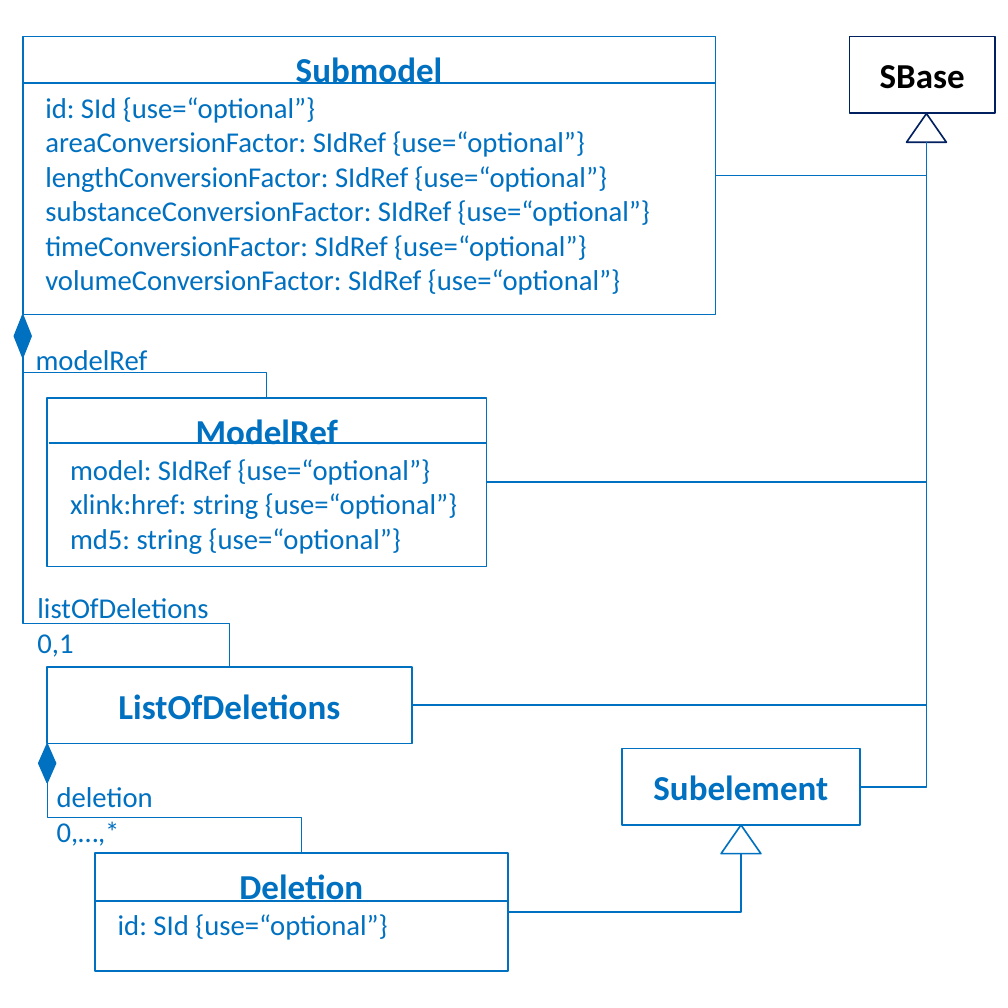
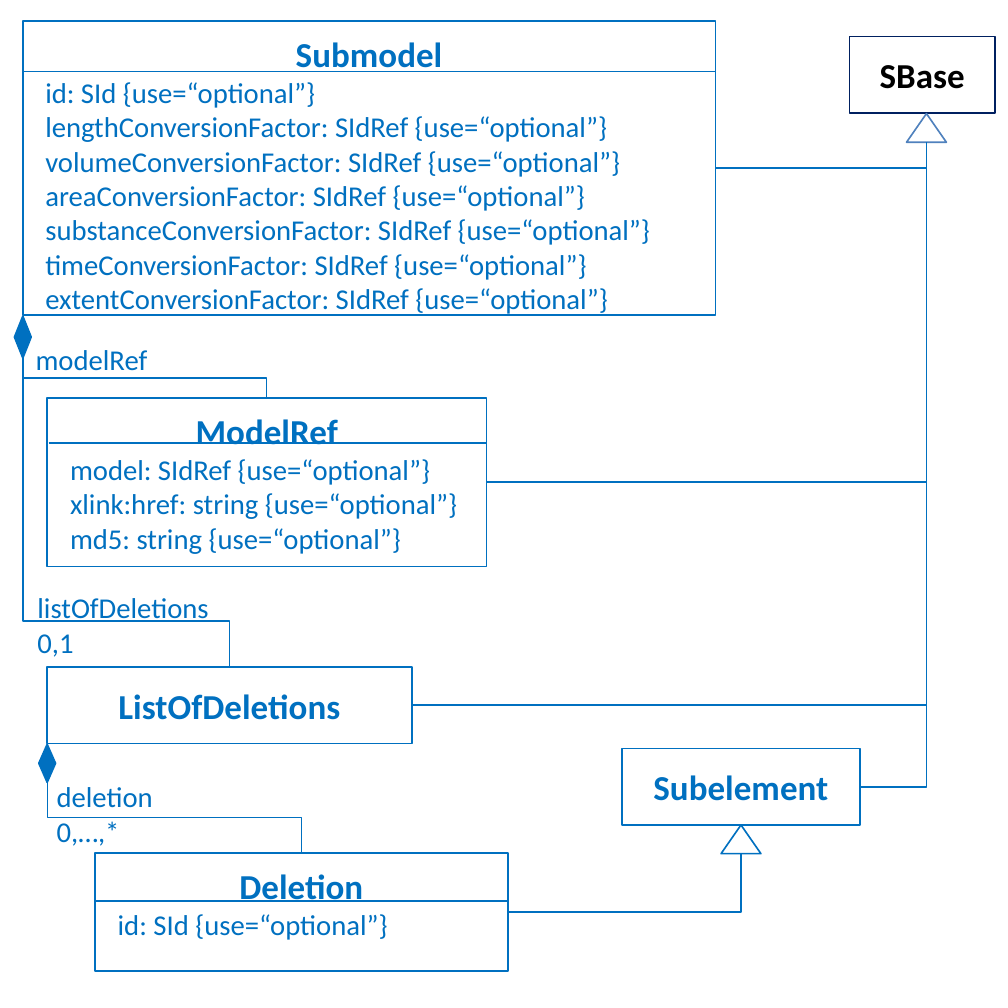
Before and after one commit to sbmlteam/sbml-specifications, a slide deck: slide 1 of sbml-level-3/version-1/comp/Submodel.pptx. Drawn at 1008x1008 pixels with LibreOffice and Linux fonts; fonts in the diff are those of the drawing. Boxes give left, top, right and bottom in pixels: in the first picture for what was removed or moved away, otherwise in the second. Text is boxed around its words. In the diff, an @@ line names an element or a change of style, - is before the commit and + after.

Commit message:
Updates, mostly minor, but one big change:  there's a whole new section on conversion factors.

```diff
--- a/sbml-level-3/version-1/comp/Submodel.pptx
+++ b/sbml-level-3/version-1/comp/Submodel.pptx
@@ rectangle "Submodel": place and size @@
-rectangle "Submodel" at <box>23,37,715,314</box>
+rectangle "Submodel" at <box>23,21,715,314</box>
@@ line moved from (23, 82) - (715, 82) to (23, 71) - (715, 71) @@
@@ text in rectangle at <box>45,116,620,177</box>: paragraphs added @@
+lengthConversionFactor: SIdRef {use=“optional”}
+volumeConversionFactor: SIdRef {use=“optional”}
@@ triangle at <box>907,115,946,142</box>: outline #002060 0.5 pt to #4F81BD 0.5 pt @@
@@ elbow line moved from (715, 176) - (926, 142) to (715, 167) - (926, 142) @@
@@ text in rectangle at <box>45,166,607,192</box>: paragraph removed @@
-lengthConversionFactor: SIdRef {use=“optional”}
@@ text in rectangle at <box>45,288,607,316</box>: text changed @@
-volumeConversionFactor: SIdRef {use=“optional”}
+extentConversionFactor: SIdRef {use=“optional”}
@@ elbow line (23, 357) - (266, 399): route changed @@
@@ elbow line (23, 357) - (229, 667): route changed @@
```
Also in this commit, not shown: 2 other files.
